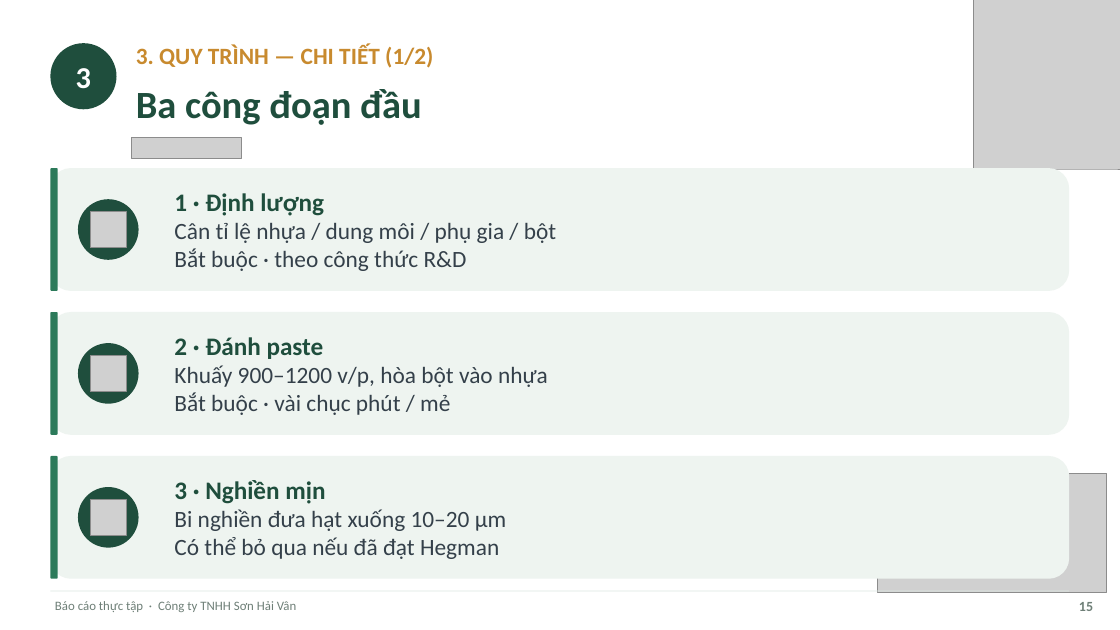
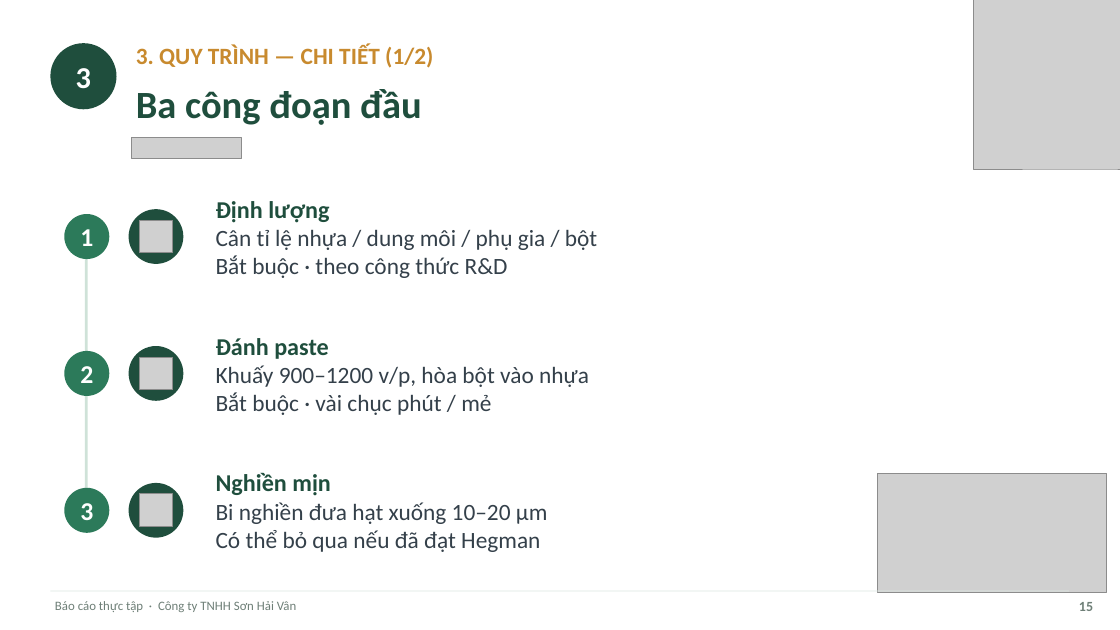
Before and after one commit to tranconcoder/pubic-resources, a slide deck: slide 15 of SuHeo/Báo cáo thực tập - Sơn Hải Vân.pptx. Drawn at 1120x630 pixels with LibreOffice and Linux fonts; fonts in the diff are those of the drawing; grey boxes stand for pictures. Boxes give left, top, right and bottom in pixels: in the first picture for what was removed or moved away, otherwise in the second. Text is boxed around its words. In the diff, an @@ line names an element or a change of style, - is before the commit and + after.

```diff
--- a/SuHeo/Báo cáo thực tập - Sơn Hải Vân.pptx
+++ b/SuHeo/Báo cáo thực tập - Sơn Hải Vân.pptx
@@ rounded rectangle removed at <box>50,168,1070,291</box> @@
@@ rounded rectangle removed at <box>50,168,58,291</box> @@
@@ text "Định lượng": place and size @@
-text "Định lượng" at <box>174,193,556,271</box>
+text "Định lượng" at <box>216,201,597,278</box>
@@ ellipse: place and size @@
-ellipse at <box>78,199,139,260</box>
+ellipse at <box>129,209,183,264</box>
@@ text at <box>216,201,329,223</box>: text changed; size 21.6 to 20.8 pt @@
-1 · Định lượng
+Định lượng
@@ ellipse added at <box>65,214,110,260</box>, fill #2C7A5A, 22 pt, text #FFFFFF, bold @@
+1
@@ rectangle added at <box>85,237,87,511</box>, fill #CFE2D8 @@
@@ picture: place and size @@
-picture at <box>90,212,126,248</box>
+picture at <box>139,220,172,253</box>
@@ rounded rectangle removed at <box>50,312,1070,434</box> @@
@@ rounded rectangle removed at <box>50,312,58,434</box> @@
@@ text "Đánh paste": place and size @@
-text "Đánh paste" at <box>174,337,548,415</box>
+text "Đánh paste" at <box>216,338,589,415</box>
@@ ellipse added at <box>65,351,110,397</box>, fill #2C7A5A, 22 pt, text #FFFFFF, bold @@
+2
@@ ellipse: place and size @@
-ellipse at <box>78,343,139,403</box>
+ellipse at <box>129,346,183,401</box>
@@ picture: place and size @@
-picture at <box>90,355,126,392</box>
+picture at <box>139,357,172,390</box>
@@ text at <box>216,338,329,359</box>: text changed; size 21.6 to 20.8 pt @@
-2 · Đánh paste
+Đánh paste
@@ text "Nghiền mịn": place and size @@
-text "Nghiền mịn" at <box>174,480,506,559</box>
+text "Nghiền mịn" at <box>216,472,547,552</box>
@@ rounded rectangle removed at <box>50,456,1070,579</box> @@
@@ rounded rectangle removed at <box>50,456,58,579</box> @@
@@ text at <box>216,472,331,496</box>: text changed; size 21.6 to 20.8 pt @@
-3 · Nghiền mịn
+Nghiền mịn
@@ ellipse added at <box>65,488,110,534</box>, fill #2C7A5A, 22 pt, text #FFFFFF, bold @@
+3
@@ ellipse: place and size @@
-ellipse at <box>78,487,139,548</box>
+ellipse at <box>129,483,183,538</box>
@@ picture: place and size @@
-picture at <box>90,499,126,535</box>
+picture at <box>139,494,172,527</box>
```
Also in this commit, not shown: 16 other slides changed, 1 other file.
